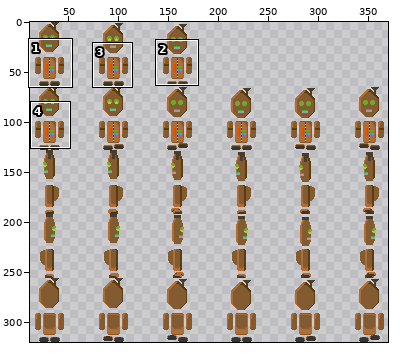
Edited in one commit: sprite sheet (Data/__RAW/actors/player.png). Above, an overview of the earlier version with the close-up marked.
Close-up. As it was:
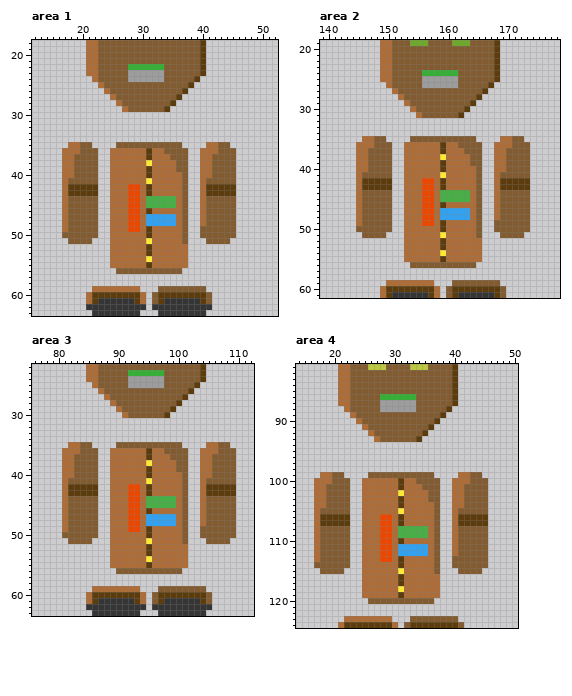
The file is 384x320 pixels. Shown: area 1: x 12..52, y 18..63; area 2: x 139..178, y 19..61; area 3: x 76..112, y 22..63; area 4: x 14..50, y 81..124. The wide view leaves out empty margins. The commit also changed other parts of the picture, which this record leaves out.
The same view after the edit:
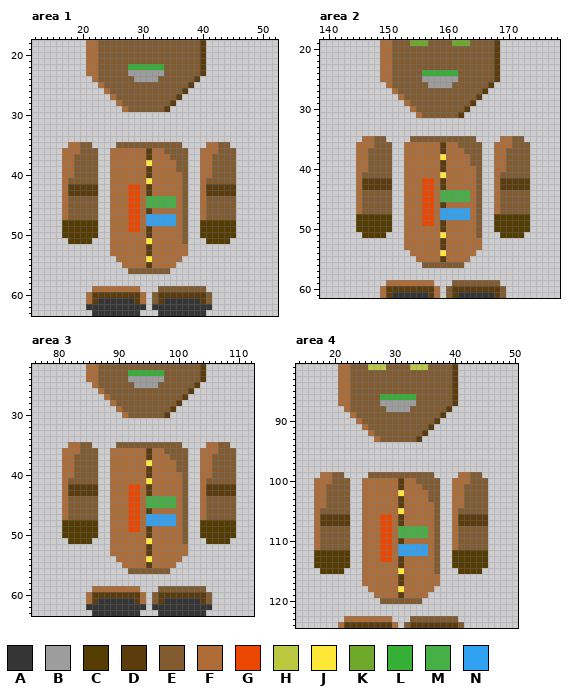
Palette (. is transparent): A #353535  B #9d9d9d  C #553c00  D #5c3c0d  E #825b31  F #ae6c37  G #ec4700  H #bbc840  J #ffe737  K #6ea92c  L #35af35  M #46af45  N #31a2f2
Edits made:
--- area 1
@@ x 26..35 @@
 23 EEBBBBBBEE
-24 EEBBBBBBEE
+24 EEEBBBBEEE
 25 EEEEEEEEEE
@@ x 12..52 @@
 47 .....FEEEEE..FFFGGFNNNNNFE..FEEEEE.......
-48 .....FEEEEE..FFFGGFNNNNNFE..FEEEEE.......
-49 .....FEEEEE..FFFGGFDFFFFFE..EEEEEE.......
-50 .....EEEEEE..FFFFFFDFFFFFE..EEEEEE.......
-51 ......EEEE...FFFFFFJFFFFFE...EEEE........
+48 .....CCCCCC..FFFGGFNNNNNFE..CCCCCC.......
+49 .....CCCCCC..FFFGGFDFFFFFE..CCCCCC.......
+50 .....CCCCCC..FFFFFFDFFFFFE..CCCCCC.......
+51 ......CCCC...FFFFFFJFFFFFE...CCCC........
 52 .............FFFFFFDFFFFFF...............
 53 .............FFFFFFDFFFFFF...............
-54 .............FFFFFFJFFFFFF...............
-55 .............FFFFFFDFFFFFF...............
-56 ..............EEEEEEEEEEE................
+54 ..............FFFFFJFFFFF................
+55 ...............FFFFDFFFF.................
+56 ................EEEEEEE..................
 57 .........................................
--- area 2
@@ x 154..163 @@
 25 EEBBBBBBEE
-26 EEBBBBBBEE
+26 EEEBBBBEEE
 27 EEEEEEEEEE
@@ x 139..178 @@
 47 ......FEEEEE..FFFGGFNNNNNFE..FEEEEE.....
-48 ......FEEEEE..FFFGGFNNNNNFE..FEEEEE.....
-49 ......FEEEEE..FFFGGFDFFFFFE..EEEEEE.....
-50 ......EEEEEE..FFFFFFDFFFFFE..EEEEEE.....
-51 .......EEEE...FFFFFFJFFFFFE...EEEE......
+48 ......CCCCCC..FFFGGFNNNNNFE..CCCCCC.....
+49 ......CCCCCC..FFFGGFDFFFFFE..CCCCCC.....
+50 ......CCCCCC..FFFFFFDFFFFFE..CCCCCC.....
+51 .......CCCC...FFFFFFJFFFFFE...CCCC......
 52 ..............FFFFFFDFFFFFF.............
 53 ..............FFFFFFDFFFFFF.............
-54 ..............FFFFFFJFFFFFF.............
-55 ..............FFFFFFDFFFFFF.............
-56 ...............EEEEEEEEEEE..............
+54 ...............FFFFFJFFFFF..............
+55 ................FFFFDFFFF...............
+56 .................EEEEEEE................
 57 ........................................
--- area 3
@@ x 90..99 @@
 24 EEBBBBBBEE
-25 EEBBBBBBEE
+25 EEEBBBBEEE
 26 EEEEEEEEEE
@@ x 76..112 @@
 47 .....FEEEEE..FFFGGFNNNNNFE..FEEEEE...
-48 .....FEEEEE..FFFGGFNNNNNFE..FEEEEE...
-49 .....FEEEEE..FFFGGFDFFFFFE..EEEEEE...
-50 .....EEEEEE..FFFFFFDFFFFFE..EEEEEE...
-51 ......EEEE...FFFFFFJFFFFFE...EEEE....
+48 .....CCCCCC..FFFGGFNNNNNFE..CCCCCC...
+49 .....CCCCCC..FFFGGFDFFFFFE..CCCCCC...
+50 .....CCCCCC..FFFFFFDFFFFFE..CCCCCC...
+51 ......CCCC...FFFFFFJFFFFFE...CCCC....
 52 .............FFFFFFDFFFFFF...........
 53 .............FFFFFFDFFFFFF...........
-54 .............FFFFFFJFFFFFF...........
-55 .............FFFFFFDFFFFFF...........
-56 ..............EEEEEEEEEEE............
+54 ..............FFFFFJFFFFF............
+55 ...............FFFFDFFFF.............
+56 ................EEEEEEE..............
 57 .....................................
--- area 4
@@ x 26..35 @@
  87 EEBBBBBBEE
- 88 EEBBBBBBEE
+ 88 EEEBBBBEEE
  89 EEEEEEEEEE
@@ x 14..50 @@
 111 ...FEEEEE..FFFGGFNNNNNFE..FEEEEE.....
-112 ...FEEEEE..FFFGGFNNNNNFE..FEEEEE.....
-113 ...FEEEEE..FFFGGFDFFFFFE..EEEEEE.....
-114 ...EEEEEE..FFFFFFDFFFFFE..EEEEEE.....
-115 ....EEEE...FFFFFFJFFFFFE...EEEE......
+112 ...CCCCCC..FFFGGFNNNNNFE..CCCCCC.....
+113 ...CCCCCC..FFFGGFDFFFFFE..CCCCCC.....
+114 ...CCCCCC..FFFFFFDFFFFFE..CCCCCC.....
+115 ....CCCC...FFFFFFJFFFFFE...CCCC......
 116 ...........FFFFFFDFFFFFF.............
 117 ...........FFFFFFDFFFFFF.............
-118 ...........FFFFFFJFFFFFF.............
-119 ...........FFFFFFDFFFFFF.............
-120 ............EEEEEEEEEEE..............
+118 ............FFFFFJFFFFF..............
+119 .............FFFFDFFFF...............
+120 ..............EEEEEEE................
 121 .....................................
